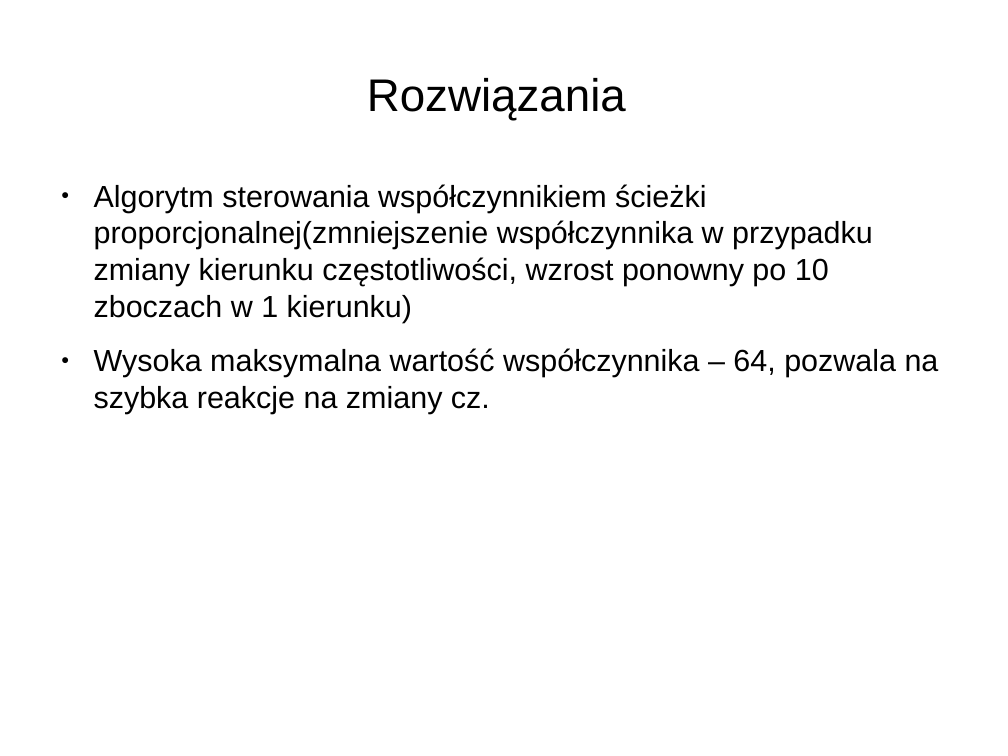
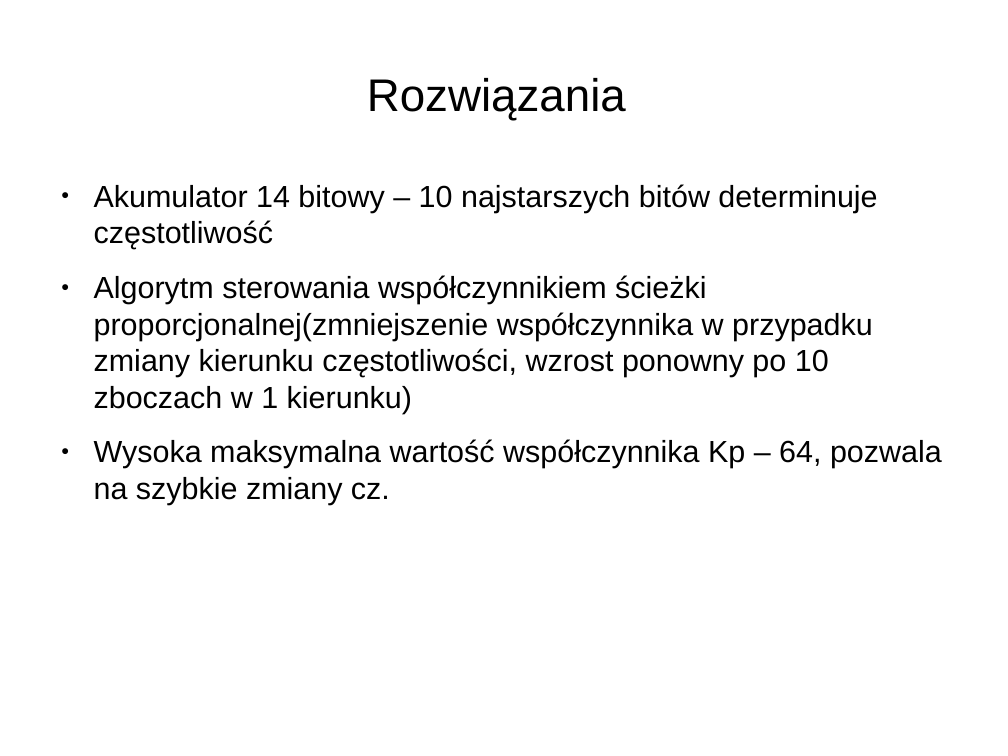
Before and after one commit to joannabp/ProjektSynopsys, a slide deck: slide 4 of Untitled 1.odp (slide 5 before the commit). Drawn at 1008x756 pixels with LibreOffice and Linux fonts; fonts in the diff are those of the drawing. Boxes give left, top, right and bottom in pixels: in the first picture for what was removed or moved away, otherwise in the second. Text is boxed around its words. In the diff, an @@ line names an element or a change of style, - is before the commit and + after.

```diff
--- a/Untitled 1.odp
+++ b/Untitled 1.odp
@@ text at (x1=94, y1=184, x2=877, y2=249): paragraph added @@
+● Akumulator 14 bitowy – 10 najstarszych bitów determinuje częstotliwość
@@ text at (x1=94, y1=439, x2=942, y2=505): text changed @@
-● Wysoka maksymalna wartość współczynnika – 64, pozwala na szybka reakcje na zmiany cz.
+● Wysoka maksymalna wartość współczynnika Kp – 64, pozwala na szybkie zmiany cz.
```
Also in this commit, not shown: 5 other slides changed, 11 slides added, 1 other file.
